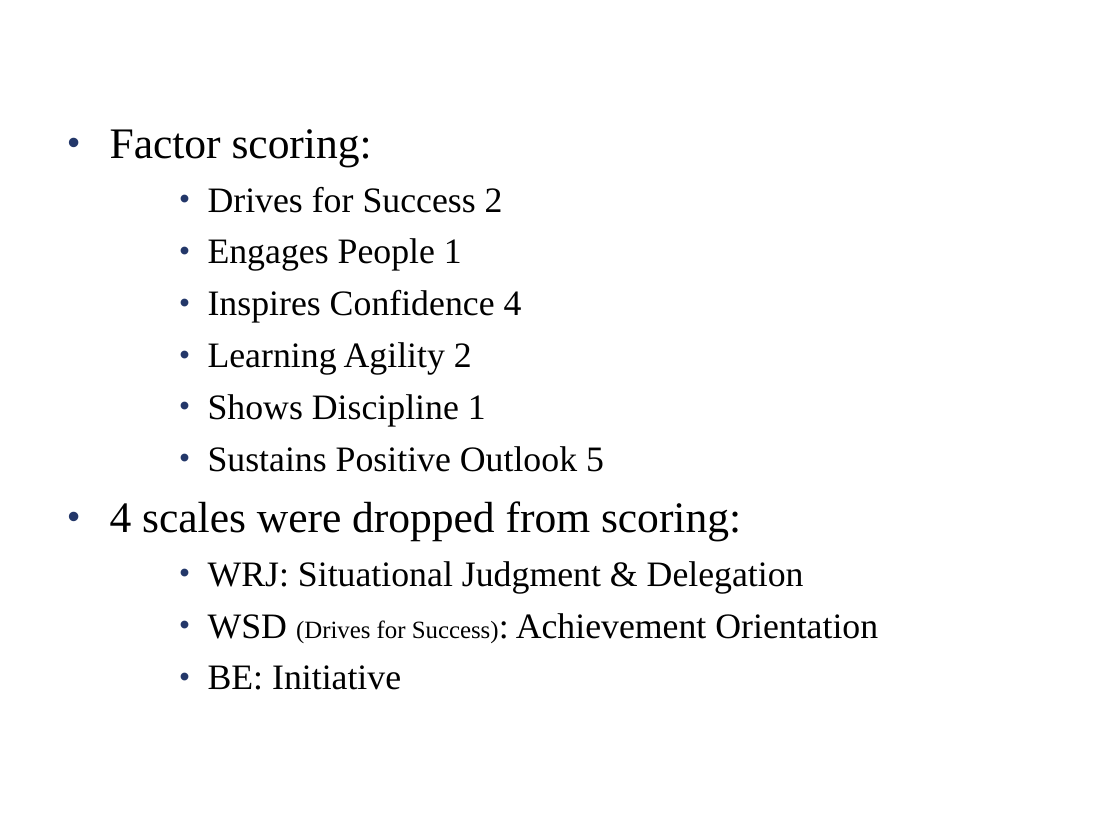
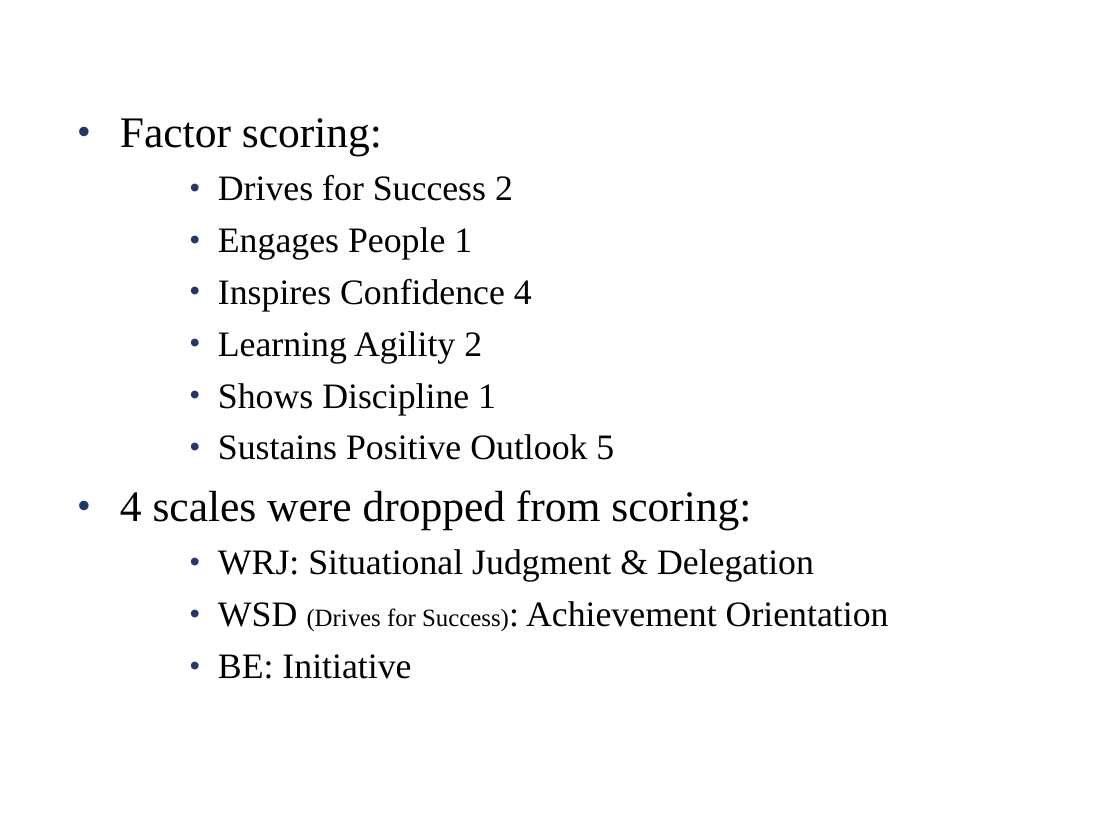
Before and after one commit to JillBudden/Scoring-Algo-Predicting-Performance-3, a slide deck: slide 1 of Results.ppt. Drawn at 1120x840 pixels with LibreOffice and Linux fonts; fonts in the diff are those of the drawing. Boxes give left, top, right and bottom in pixels: in the first picture for what was removed or moved away, otherwise in the second. Text is boxed around its words. In the diff, an @@ line names an element or a change of style, - is before the commit and + after.

Commit message:
High Level Results

```diff
--- a/Results.ppt
+++ b/Results.ppt
@@ text "Factor scoring:": place and size @@
-text "Factor scoring:" at <box>110,129,878,690</box>
+text "Factor scoring:" at <box>120,118,889,679</box>
```
